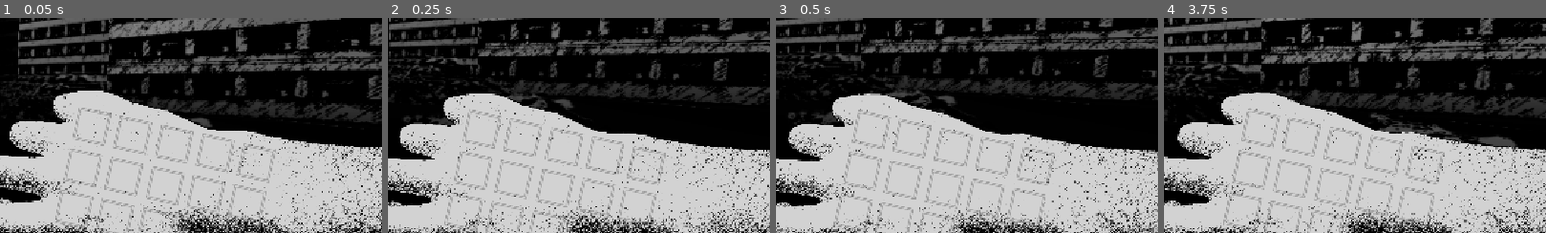
Above: before the commit, frames 1-4 (left to right).
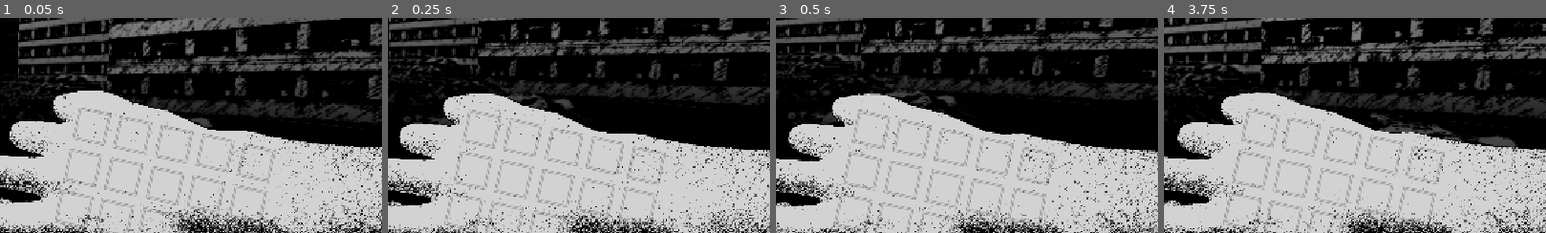
Above: after the commit, the same moments.

Repository: kandlash/Inkhedoro
Game: Godot game, scene res://scenes/levels/level_1.tscn
Two runs of this game, one before a commit and one after it. Both use one fixed random seed, a clock stepped at 60 frames per second and the inputs below.
Inputs (mouse positions are % of the whole screen's width and height, from its top left):
- Up to frame 1 (0.05 s): no input
- Up to frame 2 (0.25 s): no input
- Up to frame 3 (0.5 s): no input
- Up to frame 4 (3.75 s): tap Enter (ui_accept) at 0.5, 0.77 s; move the mouse to (72, 45) at 0.52 s; hold W (move_forward) 0.53-1.25 s; click (72, 45) at 0.67 s; drag from (30, 55) to (60, 78) at 1.27 s; move the mouse to (60, 28) at 2.02 s; hold W (move_forward) 2.03-2.75 s; drag from (45, 70) to (67, 60) at 2.77 s; move the mouse to (80, 65) at 3.52 s; hold Left (ui_left) from 3.53 s (still down)
The pictures show only the part of the screen within x 50-100%, y 33-83%; the shares and areas given below are measured in that part.

The runs differ from the first frame. In frame 1, 0.2% of the frame differs, in the area x 59-70%, y 77-95%; in frame 2, 0.2%; in frame 3, 0.2%; in frame 4, 0.2%.

Commit message:
grid cast system

Diff:
--- a/scenes/player/player.tscn
+++ b/scenes/player/player.tscn
@@ -1,8 +1,9 @@
-[gd_scene load_steps=12 format=3 uid="uid://dmwwst3hdut4y"]
+[gd_scene load_steps=13 format=3 uid="uid://dmwwst3hdut4y"]
 
 [ext_resource type="Texture2D" uid="uid://cywxycueh0kl5" path="res://assets/sprites/arm_test3.png" id="1_8afob"]
 [ext_resource type="Script" uid="uid://d4mvcidbtb15w" path="res://scripts/main/player/player.gd" id="1_dovo2"]
 [ext_resource type="Texture2D" uid="uid://duk00ovikfhfl" path="res://assets/sprites/arm_tatoo_pose.png" id="3_gmlin"]
+[ext_resource type="Script" uid="uid://uqtwgenmhvml" path="res://scripts/main/grid/grid.gd" id="4_75vfm"]
 [ext_resource type="Texture2D" uid="uid://0koxmjyxn077" path="res://assets/sprites/tattoo_frame.png" id="4_lvxji"]
 [ext_resource type="Script" uid="uid://cc2tbxhnjcxwb" path="res://scripts/main/player/cards_hand.gd" id="5_p47bc"]
 
@@ -110,6 +111,35 @@
 modulate = Color(1, 1, 1, 0.3137255)
 position = Vector2(-36, -51.999996)
 rotation = 0.21369182
+script = ExtResource("4_75vfm")
+
+[node name="Sprite2D3" type="Sprite2D" parent="CanvasLayer/TattooPose/Grid"]
+position = Vector2(156, -243.79999)
+scale = Vector2(0.60000014, 0.60000014)
+texture = ExtResource("4_lvxji")
+offset = Vector2(-10, 43)
+
+[node name="Area2D" type="Area2D" parent="CanvasLayer/TattooPose/Grid/Sprite2D3" groups=["grid_cells"]]
+position = Vector2(-5.9468617, 35.541687)
+
+[node name="CollisionShape2D" type="CollisionShape2D" parent="CanvasLayer/TattooPose/Grid/Sprite2D3/Area2D"]
+position = Vector2(-2.9969482, 6.753784)
+scale = Vector2(0.99999976, 0.99999976)
+shape = SubResource("RectangleShape2D_lvxji")
+
+[node name="Sprite2D2" type="Sprite2D" parent="CanvasLayer/TattooPose/Grid"]
+position = Vector2(156.00006, -179.79997)
+scale = Vector2(0.60000014, 0.60000014)
+texture = ExtResource("4_lvxji")
+offset = Vector2(-10, 43)
+
+[node name="Area2D" type="Area2D" parent="CanvasLayer/TattooPose/Grid/Sprite2D2" groups=["grid_cells"]]
+position = Vector2(-5.9468617, 35.541687)
+
+[node name="CollisionShape2D" type="CollisionShape2D" parent="CanvasLayer/TattooPose/Grid/Sprite2D2/Area2D"]
+position = Vector2(-2.9969482, 6.753784)
+scale = Vector2(0.99999976, 0.99999976)
+shape = SubResource("RectangleShape2D_lvxji")
 
 [node name="Sprite2D" type="Sprite2D" parent="CanvasLayer/TattooPose/Grid"]
 position = Vector2(156, -115.79999)
@@ -125,37 +155,37 @@
 scale = Vector2(0.99999976, 0.99999976)
 shape = SubResource("RectangleShape2D_lvxji")
 
-[node name="Sprite2D2" type="Sprite2D" parent="CanvasLayer/TattooPose/Grid"]
-position = Vector2(156, -179.79999)
-scale = Vector2(0.6, 0.6)
-texture = ExtResource("4_lvxji")
-offset = Vector2(-10, 43)
-
-[node name="Area2D" type="Area2D" parent="CanvasLayer/TattooPose/Grid/Sprite2D2" groups=["grid_cells"]]
-position = Vector2(-5.9468617, 35.541687)
-
-[node name="CollisionShape2D" type="CollisionShape2D" parent="CanvasLayer/TattooPose/Grid/Sprite2D2/Area2D"]
-position = Vector2(-2.9969482, 6.753784)
-scale = Vector2(0.99999976, 0.99999976)
-shape = SubResource("RectangleShape2D_lvxji")
-
-[node name="Sprite2D3" type="Sprite2D" parent="CanvasLayer/TattooPose/Grid"]
-position = Vector2(156, -243.79999)
-scale = Vector2(0.6, 0.6)
-texture = ExtResource("4_lvxji")
-offset = Vector2(-10, 43)
-
-[node name="Area2D" type="Area2D" parent="CanvasLayer/TattooPose/Grid/Sprite2D3" groups=["grid_cells"]]
-position = Vector2(-5.9468617, 35.541687)
-
-[node name="CollisionShape2D" type="CollisionShape2D" parent="CanvasLayer/TattooPose/Grid/Sprite2D3/Area2D"]
+[node name="Sprite2D6" type="Sprite2D" parent="CanvasLayer/TattooPose/Grid"]
+position = Vector2(219.00006, -115.79999)
+scale = Vector2(0.60000014, 0.60000014)
+texture = ExtResource("4_lvxji")
+offset = Vector2(-10, 43)
+
+[node name="Area2D" type="Area2D" parent="CanvasLayer/TattooPose/Grid/Sprite2D6" groups=["grid_cells"]]
+position = Vector2(-5.9468617, 35.541687)
+
+[node name="CollisionShape2D" type="CollisionShape2D" parent="CanvasLayer/TattooPose/Grid/Sprite2D6/Area2D"]
+position = Vector2(-2.9969482, 6.753784)
+scale = Vector2(0.99999976, 0.99999976)
+shape = SubResource("RectangleShape2D_lvxji")
+
+[node name="Sprite2D5" type="Sprite2D" parent="CanvasLayer/TattooPose/Grid"]
+position = Vector2(219, -179.79999)
+scale = Vector2(0.60000026, 0.60000026)
+texture = ExtResource("4_lvxji")
+offset = Vector2(-10, 43)
+
+[node name="Area2D" type="Area2D" parent="CanvasLayer/TattooPose/Grid/Sprite2D5" groups=["grid_cells"]]
+position = Vector2(-5.9468617, 35.541687)
+
+[node name="CollisionShape2D" type="CollisionShape2D" parent="CanvasLayer/TattooPose/Grid/Sprite2D5/Area2D"]
 position = Vector2(-2.9969482, 6.753784)
 scale = Vector2(0.99999976, 0.99999976)
 shape = SubResource("RectangleShape2D_lvxji")
 
 [node name="Sprite2D4" type="Sprite2D" parent="CanvasLayer/TattooPose/Grid"]
-position = Vector2(219, -243.79999)
-scale = Vector2(0.6, 0.6)
+position = Vector2(219.00006, -243.80002)
+scale = Vector2(0.60000026, 0.60000026)
 texture = ExtResource("4_lvxji")
 offset = Vector2(-10, 43)
 
@@ -163,6 +193,62 @@
 position = Vector2(-5.9468617, 35.541687)
 
 [node name="CollisionShape2D" type="CollisionShape2D" parent="CanvasLayer/TattooPose/Grid/Sprite2D4/Area2D"]
+position = Vector2(-2.9969482, 6.753784)
+scale = Vector2(0.99999976, 0.99999976)
+shape = SubResource("RectangleShape2D_lvxji")
+
+[node name="Sprite2D9" type="Sprite2D" parent="CanvasLayer/TattooPose/Grid"]
+position = Vector2(283, -243.79996)
+scale = Vector2(0.60000026, 0.60000026)
+texture = ExtResource("4_lvxji")
+offset = Vector2(-10, 43)
+
+[node name="Area2D" type="Area2D" parent="CanvasLayer/TattooPose/Grid/Sprite2D9" groups=["grid_cells"]]
+position = Vector2(-5.9468617, 35.541687)
+
+[node name="CollisionShape2D" type="CollisionShape2D" parent="CanvasLayer/TattooPose/Grid/Sprite2D9/Area2D"]
+position = Vector2(-2.9969482, 6.753784)
+scale = Vector2(0.99999976, 0.99999976)
+shape = SubResource("RectangleShape2D_lvxji")
+
+[node name="Sprite2D8" type="Sprite2D" parent="CanvasLayer/TattooPose/Grid"]
+position = Vector2(283.00006, -179.8)
+scale = Vector2(0.60000014, 0.60000014)
+texture = ExtResource("4_lvxji")
+offset = Vector2(-10, 43)
+
+[node name="Area2D" type="Area2D" parent="CanvasLayer/TattooPose/Grid/Sprite2D8" groups=["grid_cells"]]
+position = Vector2(-5.9468617, 35.541687)
+
+[node name="CollisionShape2D" type="CollisionShape2D" parent="CanvasLayer/TattooPose/Grid/Sprite2D8/Area2D"]
+position = Vector2(-2.9969482, 6.753784)
+scale = Vector2(0.99999976, 0.99999976)
+shape = SubResource("RectangleShape2D_lvxji")
+
+[node name="Sprite2D7" type="Sprite2D" parent="CanvasLayer/TattooPose/Grid"]
+position = Vector2(283.00012, -115.79999)
+scale = Vector2(0.60000026, 0.60000026)
+texture = ExtResource("4_lvxji")
+offset = Vector2(-10, 43)
+
+[node name="Area2D" type="Area2D" parent="CanvasLayer/TattooPose/Grid/Sprite2D7" groups=["grid_cells"]]
+position = Vector2(-5.9468617, 35.541687)
+
+[node name="CollisionShape2D" type="CollisionShape2D" parent="CanvasLayer/TattooPose/Grid/Sprite2D7/Area2D"]
+position = Vector2(-2.9969482, 6.753784)
+scale = Vector2(0.99999976, 0.99999976)
+shape = SubResource("RectangleShape2D_lvxji")
+
+[node name="Sprite2D11" type="Sprite2D" parent="CanvasLayer/TattooPose/Grid"]
+position = Vector2(345.81677, -179.41801)
+scale = Vector2(0.60000014, 0.60000014)
+texture = ExtResource("4_lvxji")
+offset = Vector2(-10, 43)
+
+[node name="Area2D" type="Area2D" parent="CanvasLayer/TattooPose/Grid/Sprite2D11" groups=["grid_cells"]]
+position = Vector2(-5.9468617, 35.541687)
+
+[node name="CollisionShape2D" type="CollisionShape2D" parent="CanvasLayer/TattooPose/Grid/Sprite2D11/Area2D"]
 position = Vector2(-2.9969482, 6.753784)
 scale = Vector2(0.99999976, 0.99999976)
 shape = SubResource("RectangleShape2D_lvxji")
@@ -181,34 +267,6 @@
 scale = Vector2(0.99999976, 0.99999976)
 shape = SubResource("RectangleShape2D_lvxji")
 
-[node name="Sprite2D11" type="Sprite2D" parent="CanvasLayer/TattooPose/Grid"]
-position = Vector2(345.81674, -179.418)
-scale = Vector2(0.6, 0.6)
-texture = ExtResource("4_lvxji")
-offset = Vector2(-10, 43)
-
-[node name="Area2D" type="Area2D" parent="CanvasLayer/TattooPose/Grid/Sprite2D11" groups=["grid_cells"]]
-position = Vector2(-5.9468617, 35.541687)
-
-[node name="CollisionShape2D" type="CollisionShape2D" parent="CanvasLayer/TattooPose/Grid/Sprite2D11/Area2D"]
-position = Vector2(-2.9969482, 6.753784)
-scale = Vector2(0.99999976, 0.99999976)
-shape = SubResource("RectangleShape2D_lvxji")
-
-[node name="Sprite2D12" type="Sprite2D" parent="CanvasLayer/TattooPose/Grid"]
-position = Vector2(409.37546, -178.88472)
-scale = Vector2(0.6, 0.6)
-texture = ExtResource("4_lvxji")
-offset = Vector2(-10, 43)
-
-[node name="Area2D" type="Area2D" parent="CanvasLayer/TattooPose/Grid/Sprite2D12" groups=["grid_cells"]]
-position = Vector2(-5.9468617, 35.541687)
-
-[node name="CollisionShape2D" type="CollisionShape2D" parent="CanvasLayer/TattooPose/Grid/Sprite2D12/Area2D"]
-position = Vector2(-2.9969482, 6.753784)
-scale = Vector2(0.99999976, 0.99999976)
-shape = SubResource("RectangleShape2D_lvxji")
-
 [node name="Sprite2D13" type="Sprite2D" parent="CanvasLayer/TattooPose/Grid"]
 position = Vector2(409.90875, -242.44347)
 scale = Vector2(0.6, 0.6)
@@ -223,72 +281,16 @@
 scale = Vector2(0.99999976, 0.99999976)
 shape = SubResource("RectangleShape2D_lvxji")
 
-[node name="Sprite2D5" type="Sprite2D" parent="CanvasLayer/TattooPose/Grid"]
-position = Vector2(219, -179.79999)
+[node name="Sprite2D14" type="Sprite2D" parent="CanvasLayer/TattooPose/Grid"]
+position = Vector2(410.35272, -179.09679)
 scale = Vector2(0.6, 0.6)
 texture = ExtResource("4_lvxji")
 offset = Vector2(-10, 43)
 
-[node name="Area2D" type="Area2D" parent="CanvasLayer/TattooPose/Grid/Sprite2D5" groups=["grid_cells"]]
-position = Vector2(-5.9468617, 35.541687)
-
-[node name="CollisionShape2D" type="CollisionShape2D" parent="CanvasLayer/TattooPose/Grid/Sprite2D5/Area2D"]
-position = Vector2(-2.9969482, 6.753784)
-scale = Vector2(0.99999976, 0.99999976)
-shape = SubResource("RectangleShape2D_lvxji")
-
-[node name="Sprite2D6" type="Sprite2D" parent="CanvasLayer/TattooPose/Grid"]
-position = Vector2(219, -115.79999)
-scale = Vector2(0.6, 0.6)
-texture = ExtResource("4_lvxji")
-offset = Vector2(-10, 43)
-
-[node name="Area2D" type="Area2D" parent="CanvasLayer/TattooPose/Grid/Sprite2D6" groups=["grid_cells"]]
-position = Vector2(-5.9468617, 35.541687)
-
-[node name="CollisionShape2D" type="CollisionShape2D" parent="CanvasLayer/TattooPose/Grid/Sprite2D6/Area2D"]
-position = Vector2(-2.9969482, 6.753784)
-scale = Vector2(0.99999976, 0.99999976)
-shape = SubResource("RectangleShape2D_lvxji")
-
-[node name="Sprite2D7" type="Sprite2D" parent="CanvasLayer/TattooPose/Grid"]
-position = Vector2(283, -115.79999)
-scale = Vector2(0.6, 0.6)
-texture = ExtResource("4_lvxji")
-offset = Vector2(-10, 43)
-
-[node name="Area2D" type="Area2D" parent="CanvasLayer/TattooPose/Grid/Sprite2D7" groups=["grid_cells"]]
-position = Vector2(-5.9468617, 35.541687)
-
-[node name="CollisionShape2D" type="CollisionShape2D" parent="CanvasLayer/TattooPose/Grid/Sprite2D7/Area2D"]
-position = Vector2(-2.9969482, 6.753784)
-scale = Vector2(0.99999976, 0.99999976)
-shape = SubResource("RectangleShape2D_lvxji")
-
-[node name="Sprite2D8" type="Sprite2D" parent="CanvasLayer/TattooPose/Grid"]
-position = Vector2(283, -179.79999)
-scale = Vector2(0.6, 0.6)
-texture = ExtResource("4_lvxji")
-offset = Vector2(-10, 43)
-
-[node name="Area2D" type="Area2D" parent="CanvasLayer/TattooPose/Grid/Sprite2D8" groups=["grid_cells"]]
-position = Vector2(-5.9468617, 35.541687)
-
-[node name="CollisionShape2D" type="CollisionShape2D" parent="CanvasLayer/TattooPose/Grid/Sprite2D8/Area2D"]
-position = Vector2(-2.9969482, 6.753784)
-scale = Vector2(0.99999976, 0.99999976)
-shape = SubResource("RectangleShape2D_lvxji")
-
-[node name="Sprite2D9" type="Sprite2D" parent="CanvasLayer/TattooPose/Grid"]
-position = Vector2(283, -243.79999)
-scale = Vector2(0.6, 0.6)
-texture = ExtResource("4_lvxji")
-offset = Vector2(-10, 43)
-
-[node name="Area2D" type="Area2D" parent="CanvasLayer/TattooPose/Grid/Sprite2D9" groups=["grid_cells"]]
-position = Vector2(-5.9468617, 35.541687)
-
-[node name="CollisionShape2D" type="CollisionShape2D" parent="CanvasLayer/TattooPose/Grid/Sprite2D9/Area2D"]
+[node name="Area2D" type="Area2D" parent="CanvasLayer/TattooPose/Grid/Sprite2D14" groups=["grid_cells"]]
+position = Vector2(-5.9468617, 35.541687)
+
+[node name="CollisionShape2D" type="CollisionShape2D" parent="CanvasLayer/TattooPose/Grid/Sprite2D14/Area2D"]
 position = Vector2(-2.9969482, 6.753784)
 scale = Vector2(0.99999976, 0.99999976)
 shape = SubResource("RectangleShape2D_lvxji")
--- /dev/null
+++ b/scripts/main/grid/grid.gd
@@ -0,0 +1,36 @@
+extends Node2D
+class_name Grid
+
+var grid_areas: Array[Area2D]
+var cards_in_grid: Array[CardBase]
+func _ready() -> void:
+	for i in get_children():
+		if i is Sprite2D and i.get_child(0).is_in_group("grid_cells"):
+			var area = i.get_child(0)
+			grid_areas.append(area)
+
+func _process(_delta: float) -> void:
+	if Input.is_action_just_pressed("ui_left"):
+		spell_cards_on_grid()
+
+func spell_cards_on_grid():
+	for area in grid_areas:
+		var card_areas = area.get_overlapping_areas()
+		for card_area in card_areas:
+			if card_area.is_in_group("tattoo_area"):
+				var card: CardBase = card_area.get_parent()
+				if cards_in_grid.has(card):
+					continue
+				cards_in_grid.append(card)
+
+	for card in cards_in_grid:
+		print(card.name)
+		var tween = create_tween()
+		var card_start_scale = card.scale
+		tween.tween_property(card, "scale", card_start_scale * 1.5, 0.07).set_trans(Tween.TRANS_SPRING)
+		await tween.finished
+		var tween2 = create_tween()
+		tween2.tween_property(card, "scale", card_start_scale, 0.07).set_trans(Tween.TRANS_SPRING)
+		await tween2.finished
+
+	cards_in_grid.clear()
Not shown, added: scripts/main/grid/grid.gd.uid
